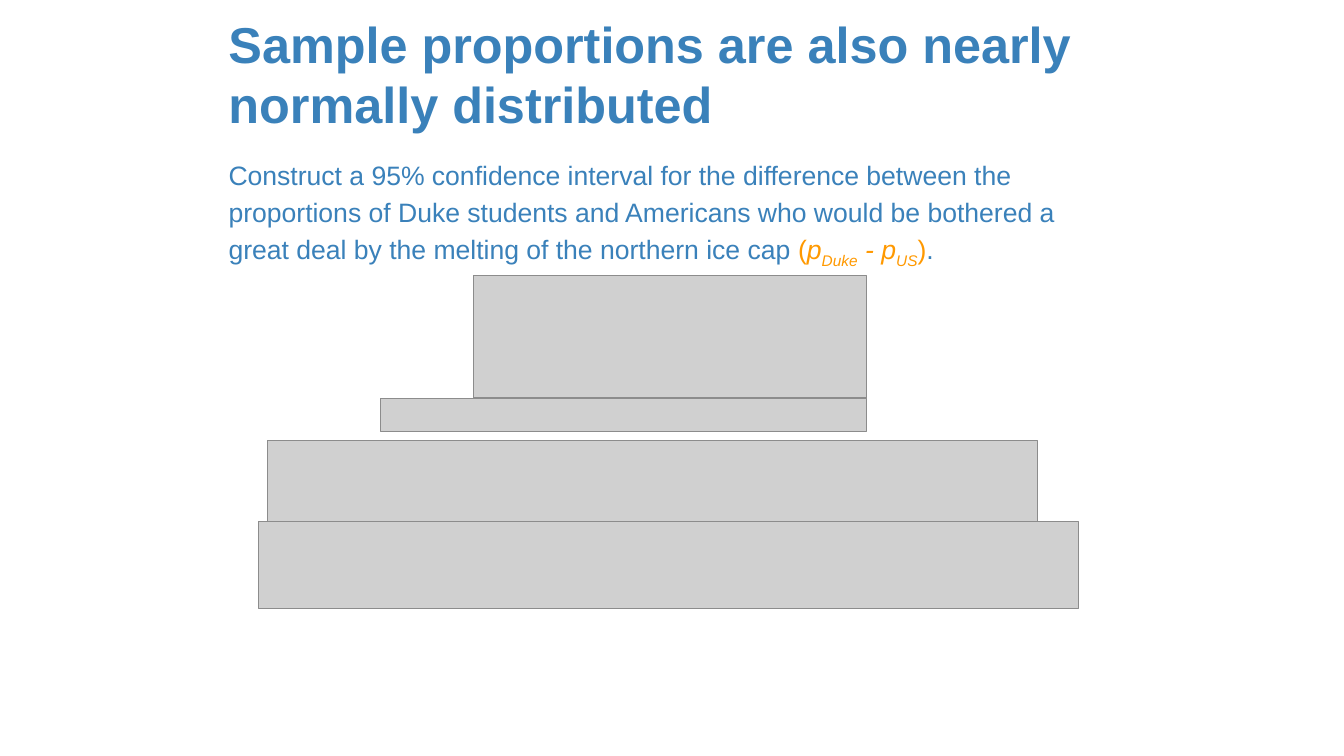
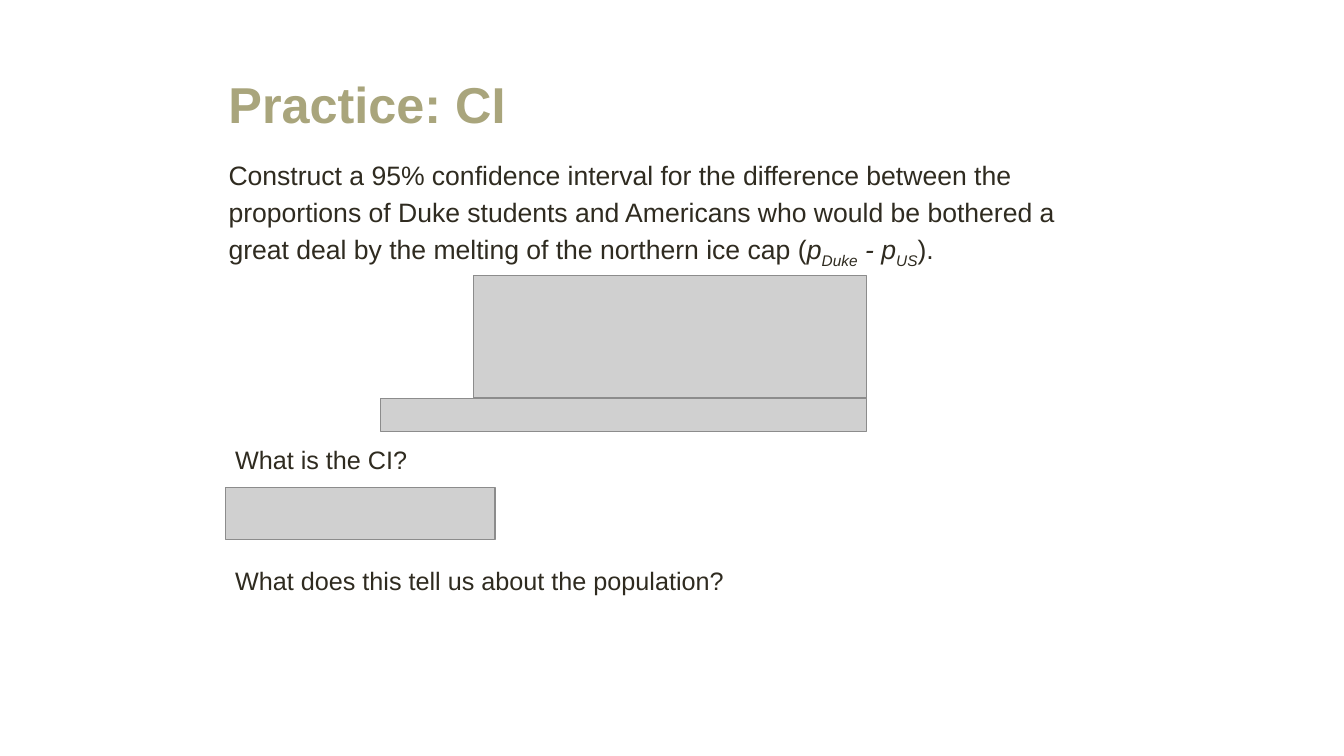
Before and after one commit to amosca01/MATH108-F23, a slide deck: slide 22 of slides/16-difference-two-proportions.pptx. Drawn at 1344x756 pixels with LibreOffice and Linux fonts; fonts in the diff are those of the drawing; grey boxes stand for pictures. Boxes give left, top, right and bottom in pixels: in the first picture for what was removed or moved away, otherwise in the second. Text is boxed around its words. In the diff, an @@ line names an element or a change of style, - is before the commit and + after.

```diff
--- a/slides/16-difference-two-proportions.pptx
+++ b/slides/16-difference-two-proportions.pptx
@@ title at (x1=228, y1=86, x2=505, y2=124): text changed; text colour #3A81BA to #A9A57C @@
-Sample proportions are also nearly normally distributed
+Practice: CI
@@ text "Construct a 95% confidence interval ..." at (x1=229, y1=165, x2=1055, y2=264): text colour #3A81BA to #2F2B20; text colour #FF9900 to #2F2B20 in "(pDuke - pUS)." @@
@@ picture removed at (x1=268, y1=441, x2=1038, y2=528) @@
@@ text added at (x1=235, y1=450, x2=407, y2=470), 18 pt, text #2F2B20 @@
+What is the CI?
@@ picture added at (x1=225, y1=488, x2=495, y2=539) @@
@@ picture removed at (x1=258, y1=522, x2=1079, y2=609) @@
@@ text added at (x1=235, y1=571, x2=723, y2=595), 18 pt, text #2F2B20 @@
+What does this tell us about the population?
```
Also in this commit, not shown: 42 other slides changed, 6 slides added, 5 slides removed, 6 other files.
